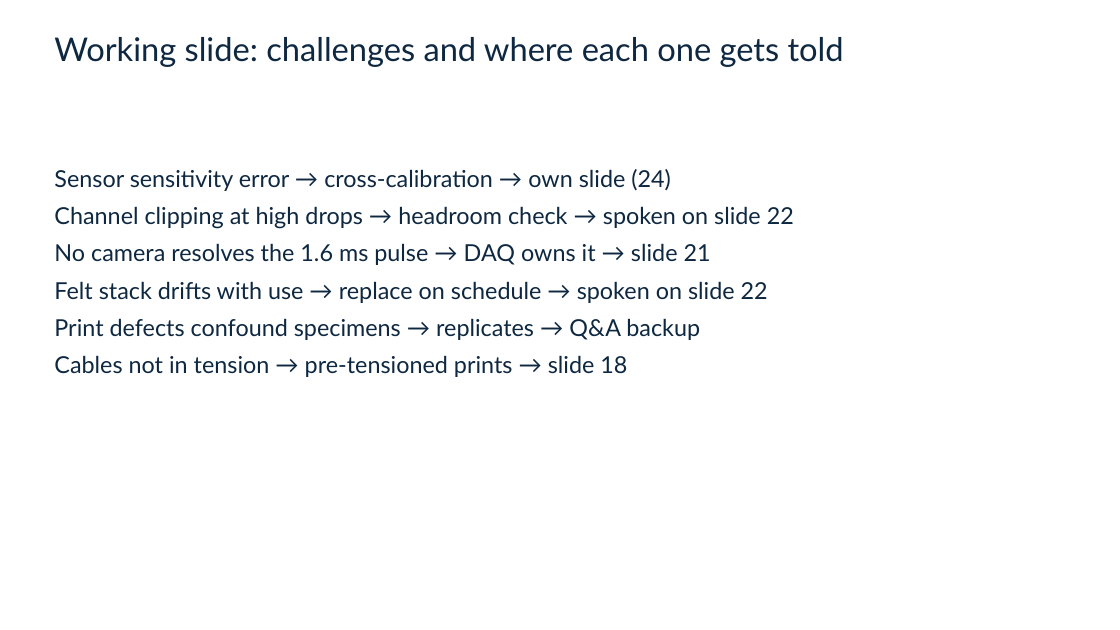
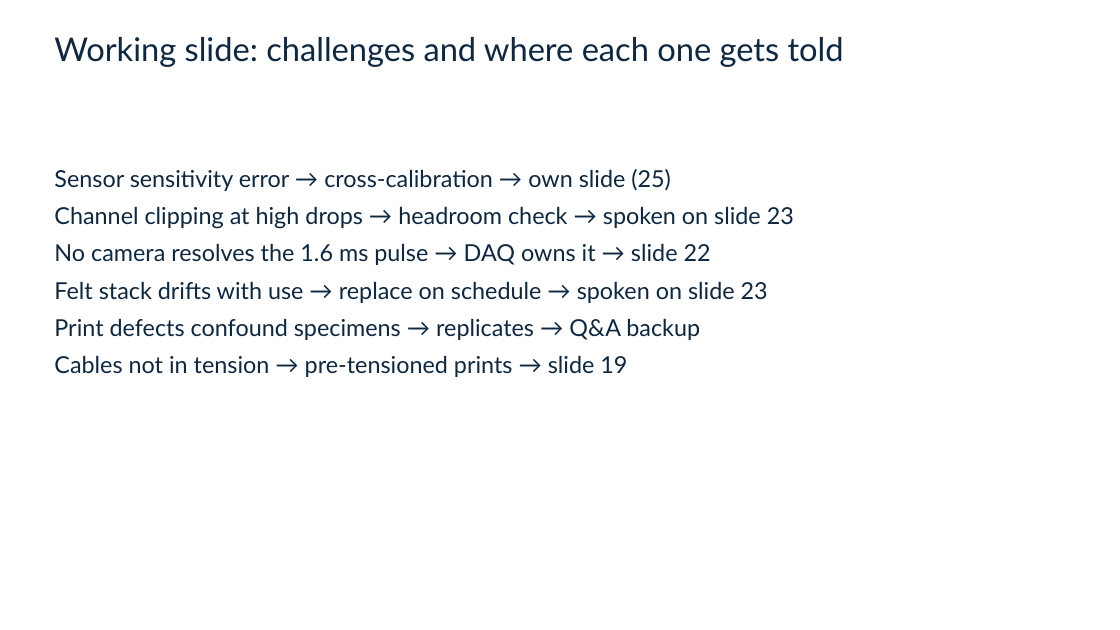
Before and after one commit to vertical-cloud-lab/tensegrity-optimization, a slide deck: slide 26 of presentation/Slide Decks/IDETC Supplement Slides (BO block + gap + video + accel).pptx (slide 25 before the commit). Drawn at 1120x630 pixels with LibreOffice and Linux fonts; fonts in the diff are those of the drawing. Boxes give left, top, right and bottom in pixels: in the first picture for what was removed or moved away, otherwise in the second. Text is boxed around its words. In the diff, an @@ line names an element or a change of style, - is before the commit and + after.

```diff
--- a/presentation/Slide Decks/IDETC Supplement Slides (BO block + gap + video + accel).pptx
+++ b/presentation/Slide Decks/IDETC Supplement Slides (BO block + gap + video + accel).pptx
@@ text at <box>54,169,794,303</box>: text changed @@
-Sensor sensitivity error → cross-calibration → own slide (24)
-Channel clipping at high drops → headroom check → spoken on slide 22
-No camera resolves the 1.6 ms pulse → DAQ owns it → slide 21
-Felt stack drifts with use → replace on schedule → spoken on slide 22
+Sensor sensitivity error → cross-calibration → own slide (25)
+Channel clipping at high drops → headroom check → spoken on slide 23
+No camera resolves the 1.6 ms pulse → DAQ owns it → slide 22
+Felt stack drifts with use → replace on schedule → spoken on slide 23
@@ text at <box>54,355,627,377</box>: text changed @@
-Cables not in tension → pre-tensioned prints → slide 18
+Cables not in tension → pre-tensioned prints → slide 19
```
Also in this commit, not shown: 2 other slides changed, 1 slide added, 38 other files.
